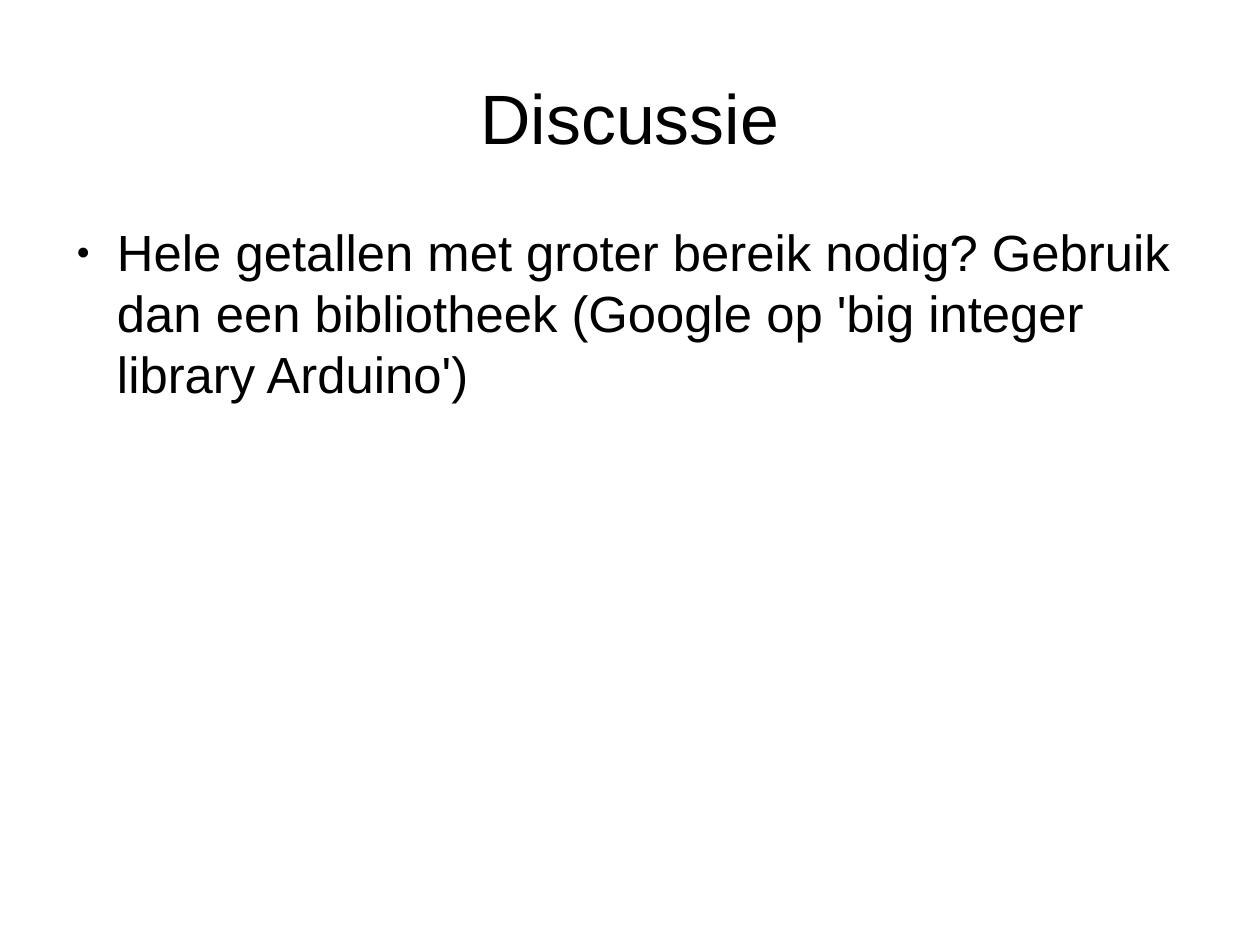
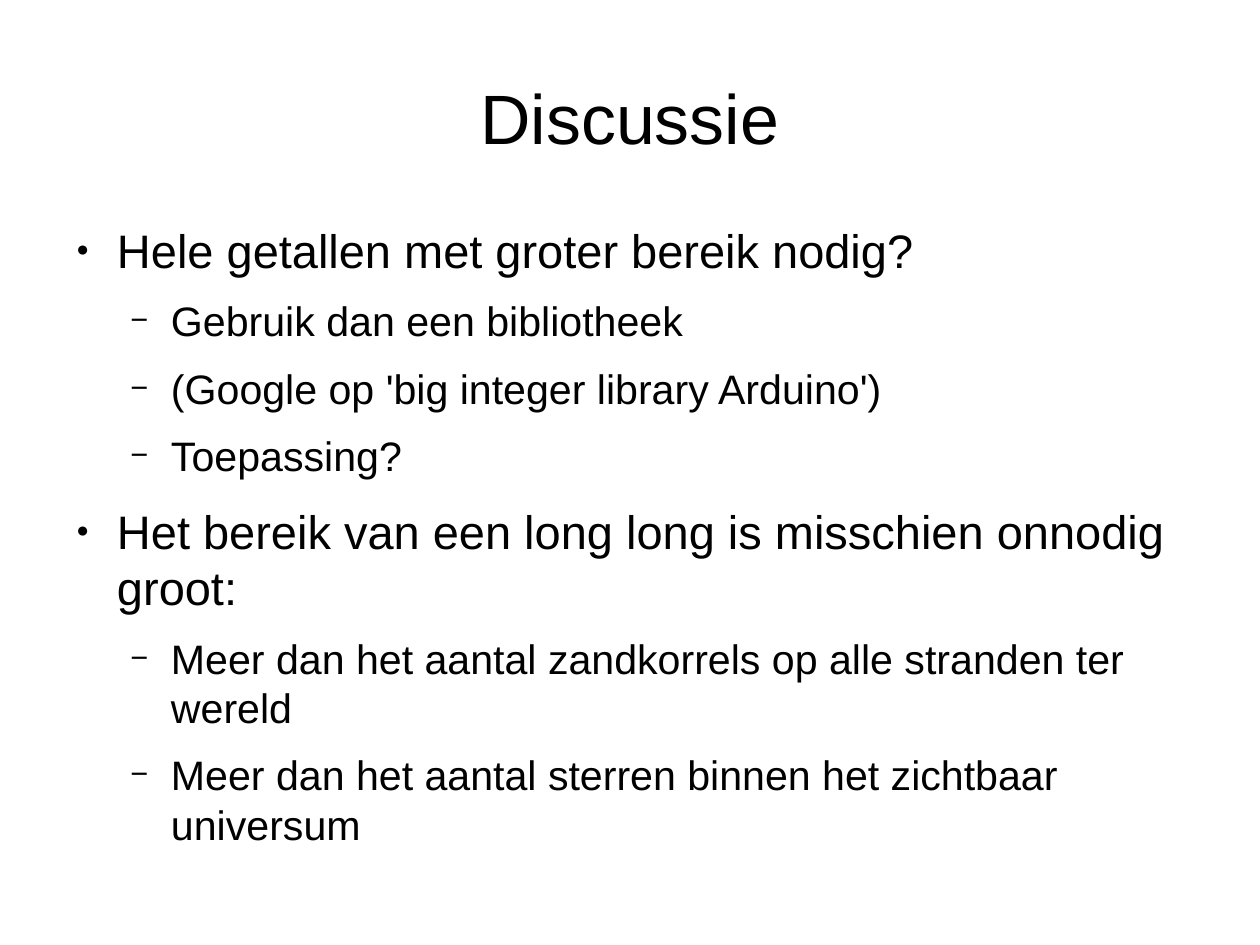
Before and after one commit to djog/arduino_cursus, a slide deck: slide 17 of Raw/DataTypesVanGetallenEnSnelheid.odp (slide 18 before the commit). Drawn at 1260x945 pixels with LibreOffice and Linux fonts; fonts in the diff are those of the drawing. Boxes give left, top, right and bottom in pixels: in the first picture for what was removed or moved away, otherwise in the second. Text is boxed around its words. In the diff, an @@ line names an element or a change of style, - is before the commit and + after.

```diff
--- a/Raw/DataTypesVanGetallenEnSnelheid.odp
+++ b/Raw/DataTypesVanGetallenEnSnelheid.odp
@@ text at (117, 234, 1164, 841): text changed; size 32 to 25.9 pt @@
-● Hele getallen met groter bereik nodig? Gebruik dan een bibliotheek (Google op 'big integer library Arduino')
+● Hele getallen met groter bereik nodig?
+  − Gebruik dan een bibliotheek
+  − (Google op 'big integer library Arduino')
+  − Toepassing?
+● Het bereik van een long long is misschien onnodig groot:
+  − Meer dan het aantal zandkorrels op alle stranden ter wereld
+  − Meer dan het aantal sterren binnen het zichtbaar universum
```
Also in this commit, not shown: 7 other slides changed, 2 slides added, 2 slides removed, 15 other files.
